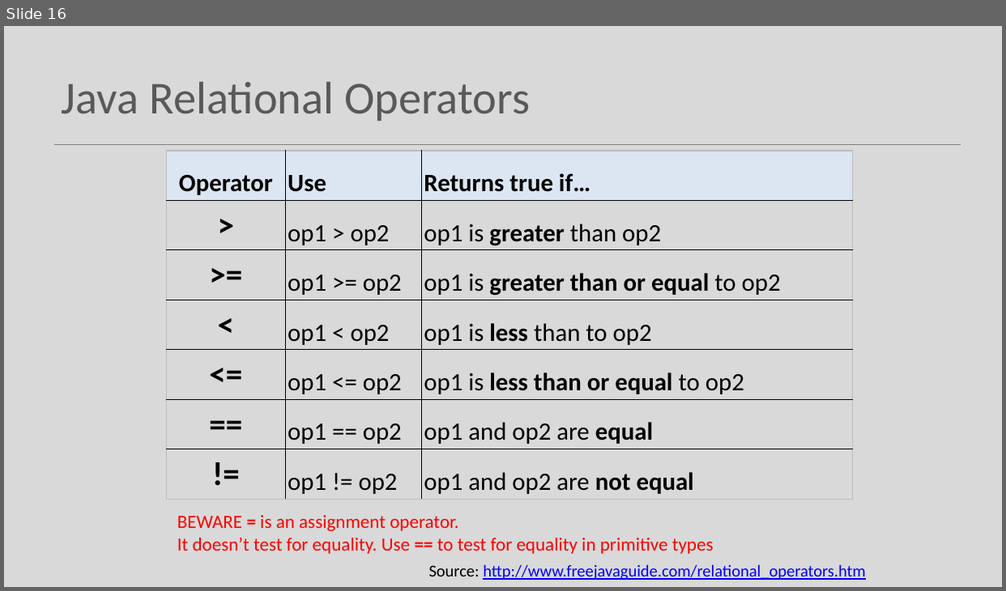
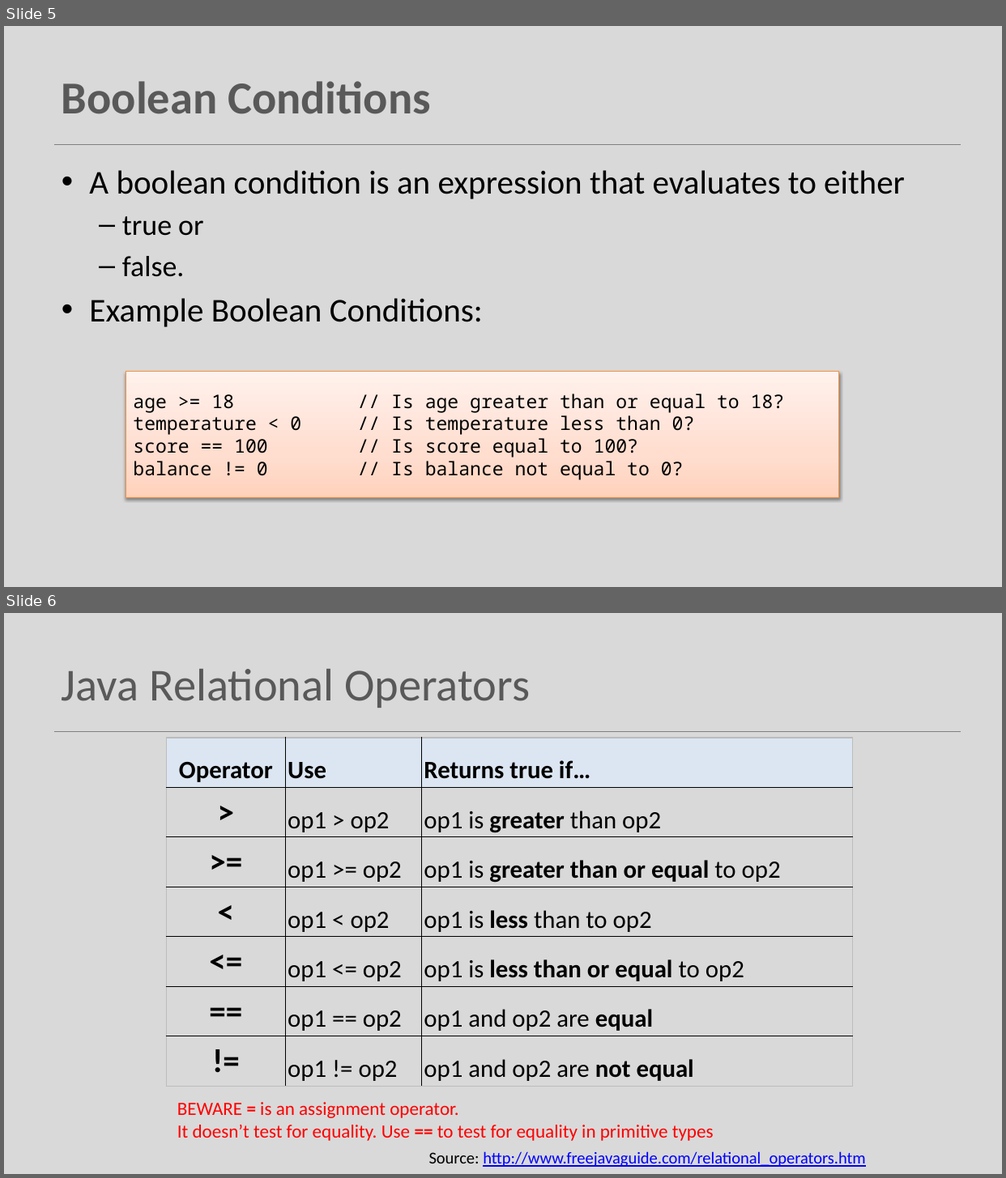
Before and after one commit to Programming-Fundamentals-SETU/prog-fund-1-sept-25, a slide deck: topic04-selection/unit-1/talk-3/c-boolean-cond.pptx. Shown one above the other, each under a label of ours: slide 16 before the commit, slides 5 and 6 after it. The pictures are 1006x591 and 1006x1178 pixels, drawn with LibreOffice and Linux fonts; fonts in the diff are those of the drawing. Boxes give left, top, right and bottom in pixels: in the first picture for what was removed or moved away, otherwise in the second. Text is boxed around its words. In the diff, an @@ line names an element or a change of style, - is before the commit and + after.

```diff
--- a/topic04-selection/unit-1/talk-3/c-boolean-cond.pptx
+++ b/topic04-selection/unit-1/talk-3/c-boolean-cond.pptx
@@ slide 5 added at [4,26,1002,587], background #D9D9D9; not listed: 1 template element that a slide beside it also shows @@
@@ title added at [62,81,431,114], 44 pt, text #595959, bold @@
+Boolean Conditions
@@ text added at [89,170,905,327], 32 pt, text #000000 @@
+• A boolean condition is an expression that evaluates to either
+  – true or
+  – false.
+• Example Boolean Conditions:
@@ rectangle added at [126,372,839,498], fill gradient #FFD2BD to #FFDED0 to #FFF2ED, outline #F69240 0.75 pt, 18 pt, text #000000 @@
+age >= 18 // Is age greater than or equal to 18?
+temperature < 0 // Is temperature less than 0?
+score == 100 // Is score equal to 100?
+balance != 0 // Is balance not equal to 0?
@@ what was slide 16 is now slide 6 @@
```
Also in this commit, not shown: 2 slides changed, 10 other slides added, 15 slides removed, 4 other files.
